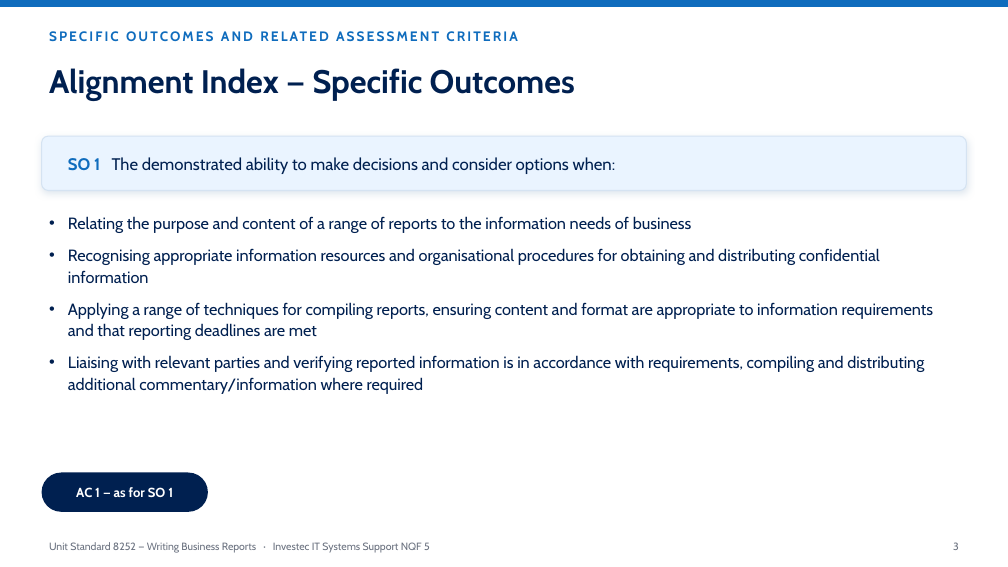
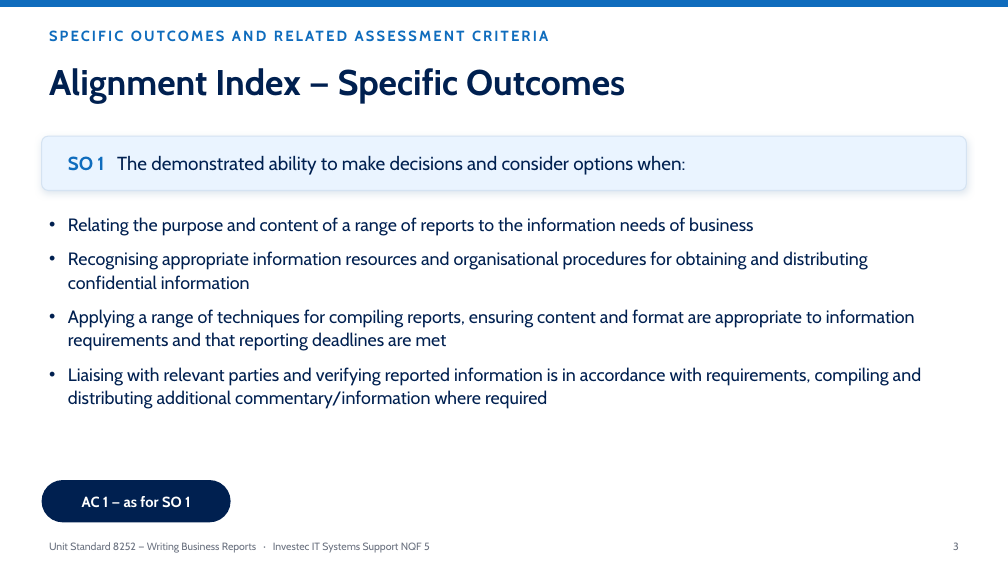
Before and after one commit to andrekyle/ITsystemsupport, a slide deck: slide 3 of public/downloads/US8252-Writing-Business-Reports.pptx. Drawn at 1008x567 pixels with LibreOffice and Linux fonts; fonts in the diff are those of the drawing. Boxes give left, top, right and bottom in pixels: in the first picture for what was removed or moved away, otherwise in the second. Text is boxed around its words. In the diff, an @@ line names an element or a change of style, - is before the commit and + after.

Commit message:
Bigger fonts throughout the Writing Business Reports deck

```diff
--- a/public/downloads/US8252-Writing-Business-Reports.pptx
+++ b/public/downloads/US8252-Writing-Business-Reports.pptx
@@ text "SPECIFIC OUTCOMES AND RELATED ASSESSMENT ..." at (338,68,625,170): size 13 to 14 pt @@
@@ text "Alignment Index — Specific Outcomes" at (49,68,301,103): size 31 to 34 pt @@
@@ text "SO 1 The demonstrated ability ..." at (68,156,685,175): size 16 to 18 pt @@
@@ text "Relating the purpose and content ..." at (68,217,921,409): size 15.5 to 17 pt @@
@@ text "AC 1 — as for ...": place and size @@
-text "AC 1 — as for ..." at (76,487,173,497)
+text "AC 1 — as for ..." at (82,496,190,508)
@@ text "AC 1 — as for ..." at (82,496,190,508): size 12.5 to 14 pt @@
@@ rounded rectangle: place and size @@
-rounded rectangle at (42,473,208,512)
+rounded rectangle at (42,480,231,523)
```
Also in this commit, not shown: 21 other slides changed, 1 other file.
